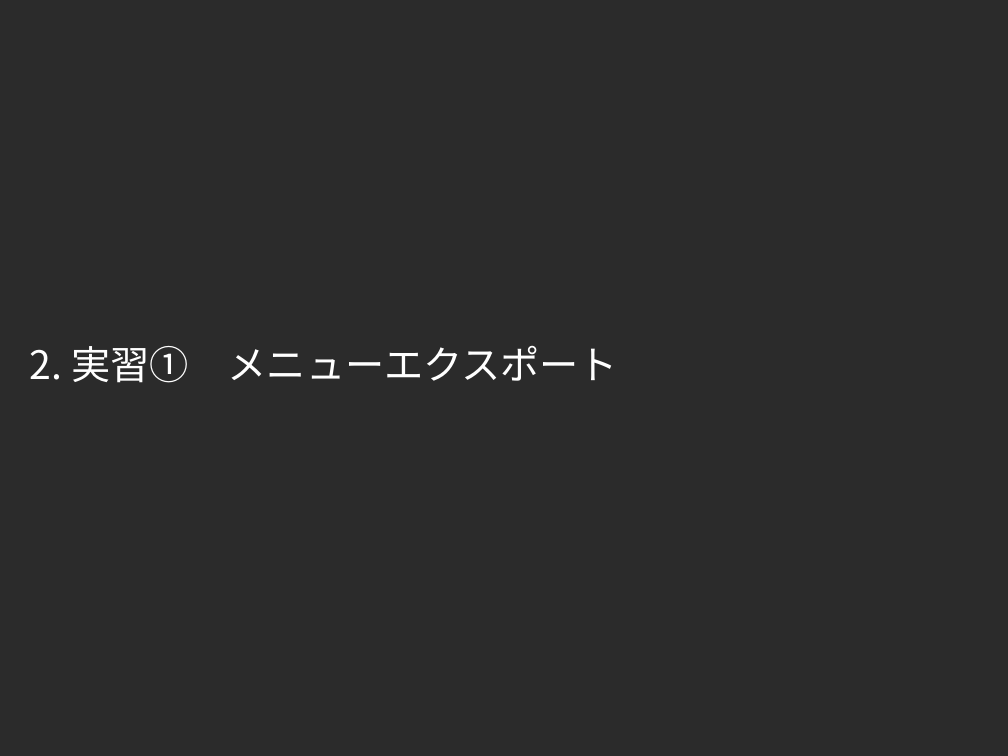
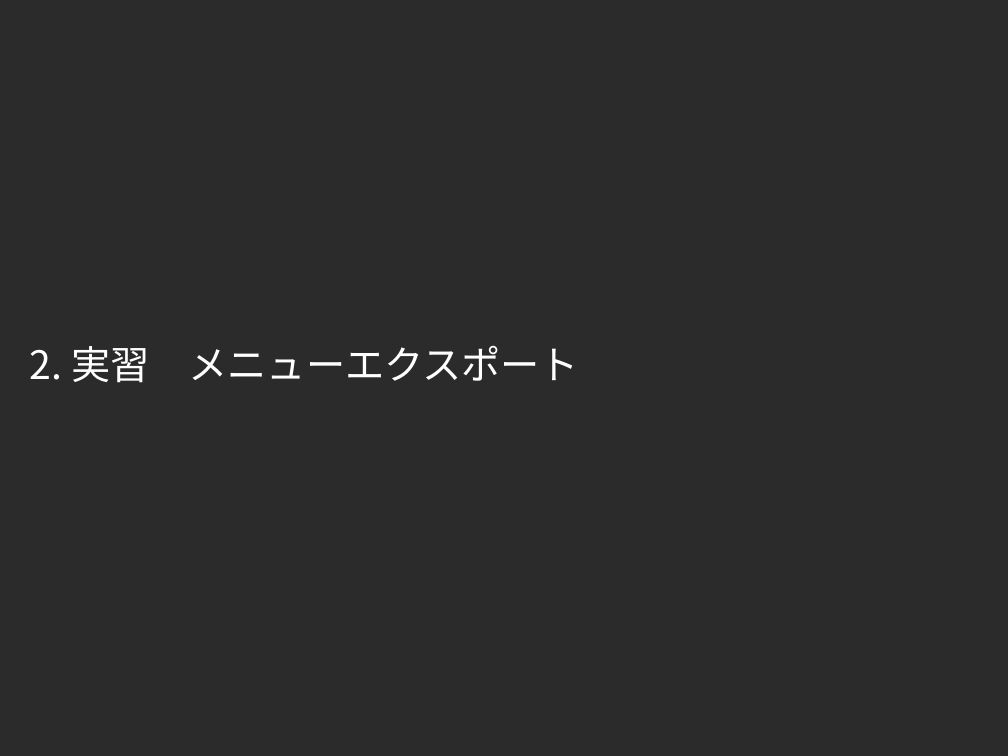
Before and after one commit to exastro-suite/it-automation-docs, a slide deck: slide 6 of asset/Learn_ja/ITA-export-import_ja_practice.pptx. Drawn at 1008x756 pixels with LibreOffice and Linux fonts; fonts in the diff are those of the drawing; background and template pictures are left out; a plain dark background stands for a picture behind light text. Boxes give left, top, right and bottom in pixels: in the first picture for what was removed or moved away, otherwise in the second. Text is boxed around its words. In the diff, an @@ line names an element or a change of style, - is before the commit and + after.

```diff
--- a/asset/Learn_ja/ITA-export-import_ja_practice.pptx
+++ b/asset/Learn_ja/ITA-export-import_ja_practice.pptx
@@ title at [30, 346, 579, 383]: text changed @@
-2. 実習① メニューエクスポート
+2. 実習 メニューエクスポート
```
Also in this commit, not shown: 12 other slides changed, 17 slides removed, 1 other file.
